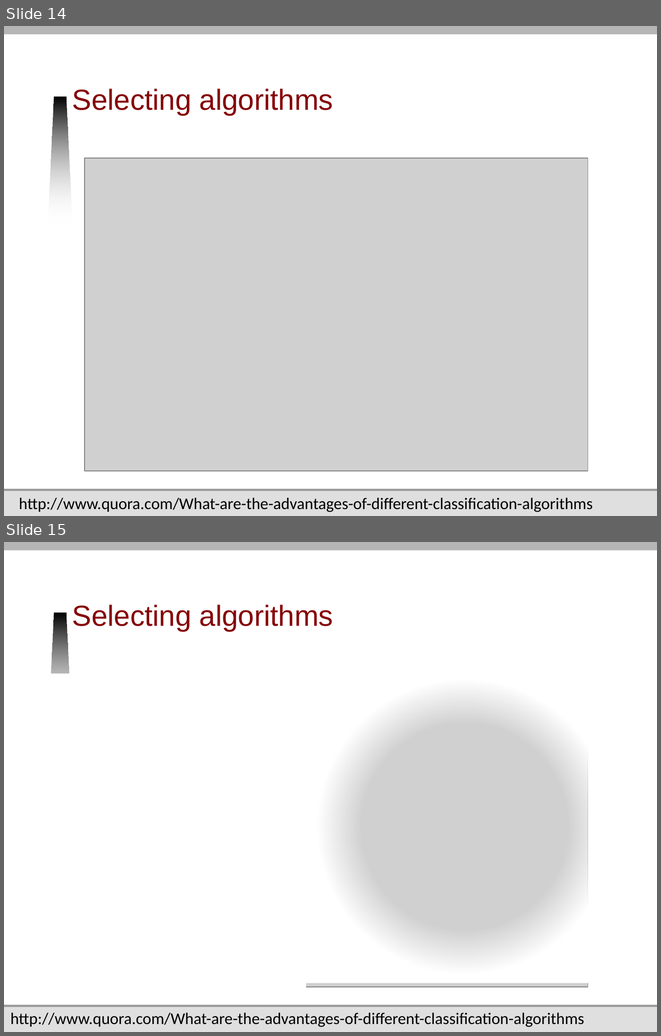
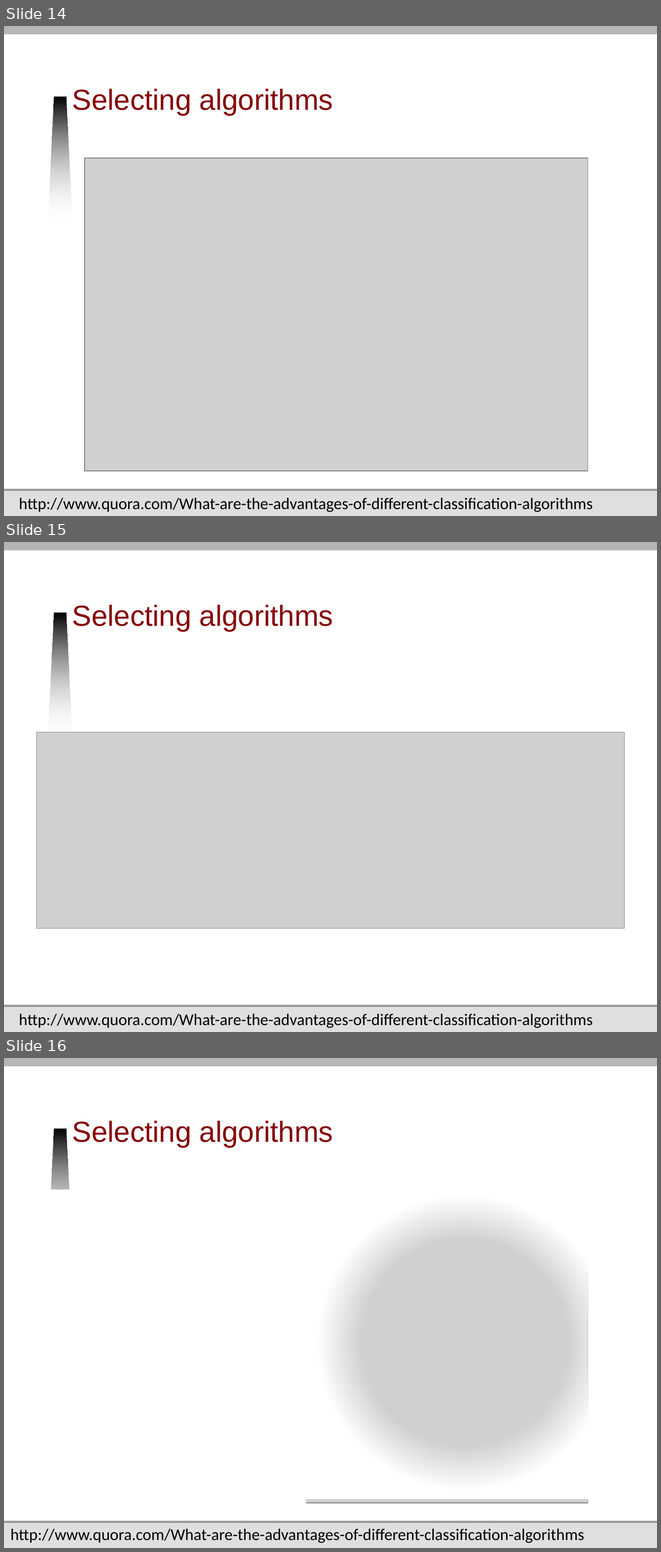
Before and after one commit to jmankoff/data, a slide deck: Lectures/18 Machine Learning III Algorithms and Big Data.pptx. Shown one above the other, each under a label of ours: slides 14 and 15 before the commit, slides 14, 15 and 16 after it. The pictures are 661x1036 and 661x1552 pixels, drawn with LibreOffice and Linux fonts; fonts in the diff are those of the drawing; grey boxes stand for pictures; background and template pictures are left out. Boxes give left, top, right and bottom in pixels: in the first picture for what was removed or moved away, otherwise in the second. Text is boxed around its words. In the diff, an @@ line names an element or a change of style, - is before the commit and + after.

```diff
--- a/Lectures/18 Machine Learning III Algorithms and Big Data.pptx
+++ b/Lectures/18 Machine Learning III Algorithms and Big Data.pptx
@@ slide 15 added at box(4, 542, 657, 1032), background #FFFFFF; not listed: 6 template elements that a slide beside it also shows @@
@@ title added at box(72, 605, 334, 631), 32 pt, text #850205 @@
+Selecting algorithms
@@ picture added at box(37, 732, 624, 928) @@
@@ text added at box(19, 1013, 593, 1028), 18 pt, text #000000 @@
+http://www.quora.com/What-are-the-advantages-of-different-classification-algorithms
@@ what was slide 15 is now slide 16 @@
```
Also in this commit, not shown: 52 slides changed.
